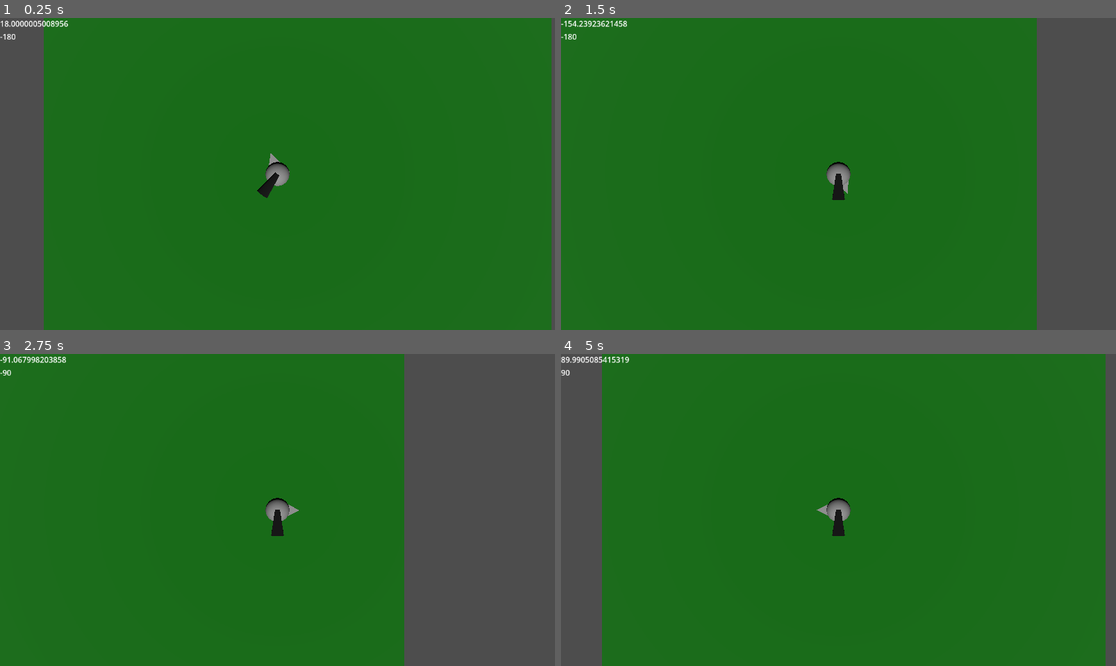
Above: before the commit, frames 1-4 (two rows, left to right).
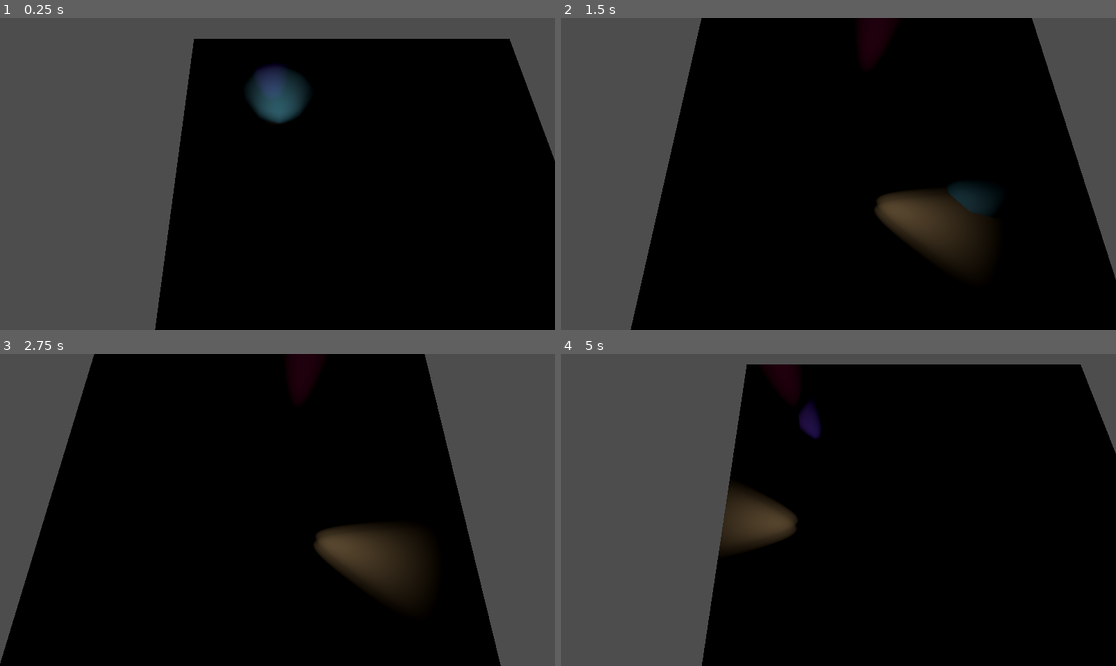
Above: after the commit, the same moments.

Repository: learnictnow/godot-twin-stick-shooter
Game: Godot game, scene res://game.tscn
Two runs of this game, one before a commit and one after it. Both use one fixed random seed, a clock stepped at 60 frames per second and the inputs below. Before the commit the project starts from res://level.tscn.
Inputs (mouse positions are in pixels of both pictures, inside the frame that each line leads up to):
- Up to frame 1 (0.25 s): no input
- Up to frame 2 (1.5 s): tap Enter (ui_accept) at 0.5, 0.77, 0.8, 1.07, 1.35 s; move the mouse to (960, 158) at 0.52 s; hold Right (ui_right) 0.53-1.28 s; tap ` (toggle_mouse, bound only after the commit) at 0.6 s; move the mouse to (727, 189) at 1.27 s; hold Down (ui_down) from 1.28 s (still down)
- Up to frame 3 (2.75 s): tap Enter (ui_accept) at 1.52, 1.82, 2.3 s; tap ` (toggle_mouse, bound only after the commit) at 1.55, 2.1 s; move the mouse to (333, 441) at 2.02 s; release Down (ui_down) at 2.03 s; hold Right (ui_right) from 2.03 s (still down)
- Up to frame 4 (5 s): move the mouse to (810, 572) at 2.77 s; release Right (ui_right) at 2.78 s; hold Up (ui_up) 2.78-3.53 s; tap ` (toggle_mouse, bound only after the commit) at 2.85, 4.35 s; tap Enter (ui_accept) at 3.02, 3.32, 3.6, 3.77, 4.07, 4.52, 4.82 s; move the mouse to (1005, 556) at 3.52 s; hold Left (ui_left) from 3.53 s (still down); move the mouse to (672, 463) at 4.27 s

The runs differ from the first frame. In frame 1, 92% of the frame differs, in the area x 0-100%, y 0-100%; in frame 2, 94%; in frame 3, 83%; in frame 4, 92%.
Error before the commit: Invalid type in function 'intersect_ray' in base 'GodotPhysicsDirectSpaceState3D'. Cannot convert argument 1 from Vector3 to Object. (res://Player.gd:73)

Commit message:
Add files via upload

Diff:
--- /dev/null
+++ b/game.tscn
@@ -0,0 +1,11 @@
+[gd_scene load_steps=3 format=3 uid="uid://1hexpw60x84r"]
+
+[ext_resource type="PackedScene" uid="uid://dkb7eb07ydlu0" path="res://level.tscn" id="1_nou81"]
+[ext_resource type="PackedScene" uid="uid://dbudob2hcumqm" path="res://player.tscn" id="2_l6h2x"]
+
+[node name="Game" type="Node3D"]
+
+[node name="Level" parent="." instance=ExtResource("1_nou81")]
+
+[node name="Player" parent="." instance=ExtResource("2_l6h2x")]
+transform = Transform3D(1, 0, 0, 0, 1, 0, 0, 0, 1, -5.88454, 2.61149, 0)
--- a/icon.svg
+++ b/icon.svg
@@ -1 +1 @@
-<svg height="128" width="128" xmlns="http://www.w3.org/2000/ …(175 unchanged characters)… "M105 673v33q407 354 814 0v-33z"/><path fill="#478cbf" d="m105 673 152 14q12 1 15 14l4 67 132 10 8-61q2-11 15-15h162q13 4 15 15l8 61 132-10 4-67q3-13 15-14l152-14V427q30-39 56-81-35-59-83-108-43 20-82 47-40-37-88-64 7-51 8-102-59-28-123-42-26 43-46 89-49-7-98 0-20-46-46-89-64 14-123 42 1 51 8 102-48 27-88 64-39-27-82-47-48 49-83 108 26 42 56 81zm0 33v39c0 276 813 276 813 0v-39l-134 12-5 69q-2 10-14 13l-162 11q-12 0-16-11l-10-65H447l-10 65q-4 11-16 11l-162-11q-12-3-14-13l-5-69z"/><path d="M483 600c3 34 55 34 58 0v-86c-3-34-55-34-58 0z"/><circle cx="725" cy="526" r= …(144 unchanged characters)…
+<svg height="128" width="128" xmlns="http://www.w3.org/2000/ …(175 unchanged characters)… "M105 673v33q407 354 814 0v-33z"/><path d="m105 673 152 14q12 1 15 14l4 67 132 10 8-61q2-11 15-15h162q13 4 15 15l8 61 132-10 4-67q3-13 15-14l152-14V427q30-39 56-81-35-59-83-108-43 20-82 47-40-37-88-64 7-51 8-102-59-28-123-42-26 43-46 89-49-7-98 0-20-46-46-89-64 14-123 42 1 51 8 102-48 27-88 64-39-27-82-47-48 49-83 108 26 42 56 81zm0 33v39c0 276 813 276 814 0v-39l-134 12-5 69q-2 10-14 13l-162 11q-12 0-16-11l-10-65H446l-10 65q-4 11-16 11l-162-11q-12-3-14-13l-5-69z" fill="#478cbf"/><path d="M483 600c0 34 58 34 58 0v-86c0-34-58-34-58 0z"/><circle cx="725" cy="526" r= …(144 unchanged characters)…
--- a/level.tscn
+++ b/level.tscn
@@ -1,22 +1,29 @@
-[gd_scene load_steps=4 format=3 uid="uid://cisvtotvejmik"]
+[gd_scene load_steps=3 format=3 uid="uid://dkb7eb07ydlu0"]
 
-[ext_resource type="PackedScene" uid="uid://1ounb6wodf45" path="res://Player.tscn" id="1_6hkey"]
+[sub_resource type="StandardMaterial3D" id="StandardMaterial3D_meqnq"]
+albedo_color = Color(0.352941, 0.27451, 0.160784, 1)
 
-[sub_resource type="PlaneMesh" id="PlaneMesh_h77yq"]
-size = Vector2(25, 25)
-
-[sub_resource type="StandardMaterial3D" id="StandardMaterial3D_g3wwy"]
-albedo_color = Color(0, 0.435294, 0, 1)
+[sub_resource type="StandardMaterial3D" id="StandardMaterial3D_l6f25"]
+albedo_color = Color(0, 0.2, 0.239216, 1)
 
 [node name="Level" type="Node3D"]
 
-[node name="CSGMesh3D" type="CSGMesh3D" parent="."]
+[node name="Floor" type="CSGBox3D" parent="."]
 use_collision = true
-mesh = SubResource("PlaneMesh_h77yq")
-material = SubResource("StandardMaterial3D_g3wwy")
+size = Vector3(25, 1, 25)
+material = SubResource("StandardMaterial3D_meqnq")
 
-[node name="Player" parent="." instance=ExtResource("1_6hkey")]
-transform = Transform3D(1, 0, 0, 0, 1, 0, 0, 0, 1, -1, 1, -1)
+[node name="CSGSphere3D" type="CSGSphere3D" parent="Floor"]
+transform = Transform3D(1, 0, 0, 0, 1, 0, 0, 0, 1, -5.75785, 0, -7.89443)
+radius = 3.0
+material = SubResource("StandardMaterial3D_l6f25")
 
-[node name="DirectionalLight3D" type="DirectionalLight3D" parent="."]
-transform = Transform3D(1, 0, 0, 0, 0.5, 0.866025, 0, -0.866025, 0.5, 0, 4, 0)
+[node name="CSGSphere3D2" type="CSGSphere3D" parent="Floor"]
+transform = Transform3D(1, 0, 0, 0, 1, 0, 0, 0, 1, 1.27906, 0, 8.76916)
+radius = 3.0
+material = SubResource("StandardMaterial3D_l6f25")
+
+[node name="CSGSphere3D3" type="CSGSphere3D" parent="Floor"]
+transform = Transform3D(1, 0, 0, 0, 1, 0, 0, 0, 1, 6.83111, 0, -0.404757)
+radius = 3.0
+material = SubResource("StandardMaterial3D_l6f25")
--- /dev/null
+++ b/player.gd
@@ -0,0 +1,63 @@
+extends CharacterBody3D
+
+
+const SPEED = 5.0
+const JUMP_VELOCITY = 4.5
+
+# Get the gravity from the project settings to be synced with RigidBody nodes.
+var gravity = ProjectSettings.get_setting("physics/3d/default_gravity")
+
+var last_direction = Vector3.FORWARD
+var turret_last_direction = Vector3.FORWARD
+@export var rotation_speed = 2
+
+var mouse_enabled = true
+
+func _physics_process(delta):
+	# Add the gravity.
+	if not is_on_floor():
+		velocity.y -= gravity * delta
+
+	# Handle jump.
+	if Input.is_action_just_pressed("ui_accept") and is_on_floor():
+		velocity.y = JUMP_VELOCITY
+
+	# Get the input direction and handle the movement/deceleration.
+	# As good practice, you should replace UI actions with custom gameplay actions.
+	var input_dir = Input.get_vector("ui_left", "ui_right", "ui_up", "ui_down")
+	var direction = (transform.basis * Vector3(input_dir.x, 0, input_dir.y)).normalized()
+	if direction:
+		last_direction = direction
+		velocity.x = direction.x * SPEED
+		velocity.z = direction.z * SPEED
+	else:
+		velocity.x = move_toward(velocity.x, 0, SPEED)
+		velocity.z = move_toward(velocity.z, 0, SPEED)
+	$Body.rotation.y = lerp_angle($Body.rotation.y, atan2(-last_direction.x, -last_direction.z), delta * rotation_speed)
+	$CollisionShape3D.rotation.y = lerp_angle($CollisionShape3D.rotation.y, atan2(-last_direction.x, -last_direction.z), delta * rotation_speed)
+
+	if !mouse_enabled:
+		var turret_input_dir = Input.get_vector("turret_left", "turret_right", "turret_up", "turret_down")
+		var turret_direction = (transform.basis * Vector3(turret_input_dir.x, 0, turret_input_dir.y)).normalized()
+		if turret_direction:
+			turret_last_direction = turret_direction
+		$Turret.rotation.y = lerp_angle($Turret.rotation.y, atan2(-turret_last_direction.x, -turret_last_direction.z), delta * rotation_speed)
+	move_and_slide()
+
+func _process(delta):
+	if mouse_enabled:
+		look_at_cursor()
+
+func _input(event):
+	if Input.is_action_just_pressed("toggle_mouse"):
+		mouse_enabled = !mouse_enabled
+
+func look_at_cursor():
+	var target_plane_mouse = Plane(Vector3(0,1,0), position.y)
+	var ray_length = 1000
+	var mouse_position = get_viewport().get_mouse_position()
+	var from = $Camera3D.project_ray_origin(mouse_position)
+	var to = from + $Camera3D.project_ray_normal(mouse_position) * ray_length
+	var cursor_position_on_plane = target_plane_mouse.intersects_ray(from, to)
+
+	$Turret.look_at(cursor_position_on_plane, Vector3.UP, 0)
--- /dev/null
+++ b/player.tscn
@@ -0,0 +1,98 @@
+[gd_scene load_steps=6 format=3 uid="uid://dbudob2hcumqm"]
+
+[ext_resource type="Script" path="res://player.gd" id="1_rj8pe"]
+
+[sub_resource type="StandardMaterial3D" id="StandardMaterial3D_25rym"]
+albedo_color = Color(0, 0, 0, 1)
+
+[sub_resource type="StandardMaterial3D" id="StandardMaterial3D_5jvqb"]
+albedo_color = Color(0, 0, 0, 1)
+
+[sub_resource type="StandardMaterial3D" id="StandardMaterial3D_onf7o"]
+albedo_color = Color(1, 0, 0, 1)
+
+[sub_resource type="BoxShape3D" id="BoxShape3D_i8133"]
+size = Vector3(1, 1.3, 1.2)
+
+[node name="Player" type="CharacterBody3D"]
+script = ExtResource("1_rj8pe")
+
+[node name="Body" type="CSGBox3D" parent="."]
+material = SubResource("StandardMaterial3D_25rym")
+
+[node name="SpotLight3D" type="SpotLight3D" parent="Body"]
+transform = Transform3D(1, 0, 0, 0, 1, 0, 0, 0, 1, 0.25, 0, 0)
+light_energy = 10.0
+spot_range = 10.0
+spot_angle = 20.0
+
+[node name="SpotLight3D2" type="SpotLight3D" parent="Body"]
+transform = Transform3D(1, 0, 0, 0, 1, 0, 0, 0, 1, -0.25, 0, 0)
+light_energy = 10.0
+spot_range = 10.0
+spot_angle = 20.0
+
+[node name="CSGCylinder3D" type="CSGCylinder3D" parent="Body"]
+transform = Transform3D(-4.37114e-08, 1, 0, -1, -4.37114e-08, 0, 0, 0, 1, 0, 0, -0.5)
+height = 1.0
+material = SubResource("StandardMaterial3D_5jvqb")
+
+[node name="CSGCylinder3D2" type="CSGCylinder3D" parent="Body"]
+transform = Transform3D(-5.73206e-15, 1.31134e-07, 1, -1, -4.37114e-08, 0, 4.37114e-08, -1, 1.31134e-07, 0, 0, 0.5)
+radius = 0.2
+height = 0.5
+cone = true
+material = SubResource("StandardMaterial3D_onf7o")
+
+[node name="CSGCylinder3D3" type="CSGCylinder3D" parent="Body"]
+transform = Transform3D(-5.73206e-15, 1.31134e-07, 1, -1, -4.37114e-08, 0, 4.37114e-08, -1, 1.31134e-07, 0.3, 0.3, 0.5)
+radius = 0.2
+height = 0.5
+cone = true
+material = SubResource("StandardMaterial3D_onf7o")
+
+[node name="CSGCylinder3D4" type="CSGCylinder3D" parent="Body"]
+transform = Transform3D(-5.73206e-15, 1.31134e-07, 1, -1, -4.37114e-08, 0, 4.37114e-08, -1, 1.31134e-07, 0.3, -0.3, 0.5)
+radius = 0.2
+height = 0.5
+cone = true
+material = SubResource("StandardMaterial3D_onf7o")
+
+[node name="CSGCylinder3D5" type="CSGCylinder3D" parent="Body"]
+transform = Transform3D(-5.73206e-15, 1.31134e-07, 1, -1, -4.37114e-08, 0, 4.37114e-08, -1, 1.31134e-07, -0.3, 0.3, 0.5)
+radius = 0.2
+height = 0.5
+cone = true
+material = SubResource("StandardMaterial3D_onf7o")
+
+[node name="CSGCylinder3D6" type="CSGCylinder3D" parent="Body"]
+transform = Transform3D(-5.73206e-15, 1.31134e-07, 1, -1, -4.37114e-08, 0, 4.37114e-08, -1, 1.31134e-07, -0.3, -0.3, 0.5)
+radius = 0.2
+height = 0.5
+cone = true
+material = SubResource("StandardMaterial3D_onf7o")
+
+[node name="CollisionShape3D" type="CollisionShape3D" parent="."]
+transform = Transform3D(1, 0, 0, 0, 1, 0, 0, 0, 1, 0, -0.15, -0.1)
+shape = SubResource("BoxShape3D_i8133")
+
+[node name="Camera3D" type="Camera3D" parent="."]
+transform = Transform3D(1, 0, 0, 0, 0.258819, 0.965926, 0, -0.965926, 0.258819, 0, 11, 2)
+
+[node name="Turret" type="Marker3D" parent="."]
+
+[node name="CSGSphere3D" type="CSGSphere3D" parent="Turret"]
+transform = Transform3D(1, 0, 0, 0, 1, 0, 0, 0, 1, 0, 0.4, 0)
+radius = 0.4
+
+[node name="CSGCylinder3D" type="CSGCylinder3D" parent="Turret/CSGSphere3D"]
+transform = Transform3D(1, 0, 0, 0, -4.37114e-08, 1, 0, -1, -4.37114e-08, 0, 0.25, -0.3)
+radius = 0.1
+height = 1.0
+
+[node name="SpotLight3D" type="SpotLight3D" parent="Turret/CSGSphere3D/CSGCylinder3D"]
+transform = Transform3D(1, 0, 0, 0, -4.37114e-08, -1, 0, 1, -4.37114e-08, 0, 0, 0)
+light_color = Color(1, 0.372549, 1, 1)
+light_energy = 15.0
+spot_range = 25.0
+spot_angle = 10.0
--- a/project.godot
+++ b/project.godot
@@ -10,30 +10,39 @@
 
 [application]
 
-config/name="Godot-twin-stick-shooter"
-run/main_scene="res://level.tscn"
+config/name="Godot - Top Down 3D Mouse Movement"
+run/main_scene="res://game.tscn"
 config/features=PackedStringArray("4.2", "Forward Plus")
 config/icon="res://icon.svg"
 
 [input]
 
-weapon_up={
+toggle_mouse={
+"deadzone": 0.5,
+"events": [Object(InputEventKey,"resource_local_to_scene":false,"resource_name":"","device":-1,"window_id":0,"alt_pressed":false,"shift_pressed":false,"ctrl_pressed":false,"meta_pressed":false,"pressed":false,"keycode":0,"physical_keycode":96,"key_label":0,"unicode":0,"echo":false,"script":null)
+]
+}
+turret_up={
 "deadzone": 0.5,
 "events": [Object(InputEventKey,"resource_local_to_scene":false,"resource_name":"","device":-1,"window_id":0,"alt_pressed":false,"shift_pressed":false,"ctrl_pressed":false,"meta_pressed":false,"pressed":false,"keycode":0,"physical_keycode":87,"key_label":0,"unicode":119,"echo":false,"script":null)
+, Object(InputEventJoypadMotion,"resource_local_to_scene":false,"resource_name":"","device":-1,"axis":3,"axis_value":-1.0,"script":null)
 ]
 }
-weapon_left={
+turret_down={
+"deadzone": 0.5,
+"events": [Object(InputEventKey,"resource_local_to_scene":false,"resource_name":"","device":-1,"window_id":0,"alt_pressed":false,"shift_pressed":false,"ctrl_pressed":false,"meta_pressed":false,"pressed":false,"keycode":0,"physical_keycode":83,"key_label":0,"unicode":115,"echo":false,"script":null)
+, Object(InputEventJoypadMotion,"resource_local_to_scene":false,"resource_name":"","device":-1,"axis":3,"axis_value":1.0,"script":null)
+]
+}
+turret_left={
 "deadzone": 0.5,
 "events": [Object(InputEventKey,"resource_local_to_scene":false,"resource_name":"","device":-1,"window_id":0,"alt_pressed":false,"shift_pressed":false,"ctrl_pressed":false,"meta_pressed":false,"pressed":false,"keycode":0,"physical_keycode":65,"key_label":0,"unicode":97,"echo":false,"script":null)
+, Object(InputEventJoypadMotion,"resource_local_to_scene":false,"resource_name":"","device":-1,"axis":2,"axis_value":-1.0,"script":null)
 ]
 }
-weapon_right={
+turret_right={
 "deadzone": 0.5,
 "events": [Object(InputEventKey,"resource_local_to_scene":false,"resource_name":"","device":-1,"window_id":0,"alt_pressed":false,"shift_pressed":false,"ctrl_pressed":false,"meta_pressed":false,"pressed":false,"keycode":0,"physical_keycode":68,"key_label":0,"unicode":100,"echo":false,"script":null)
+, Object(InputEventJoypadMotion,"resource_local_to_scene":false,"resource_name":"","device":-1,"axis":2,"axis_value":1.0,"script":null)
 ]
 }
-weapon_down={
-"deadzone": 0.5,
-"events": [Object(InputEventKey,"resource_local_to_scene":false,"resource_name":"","device":-1,"window_id":0,"alt_pressed":false,"shift_pressed":false,"ctrl_pressed":false,"meta_pressed":false,"pressed":false,"keycode":0,"physical_keycode":83,"key_label":0,"unicode":115,"echo":false,"script":null)
-]
-}
Not shown, changed: icon.svg.import
